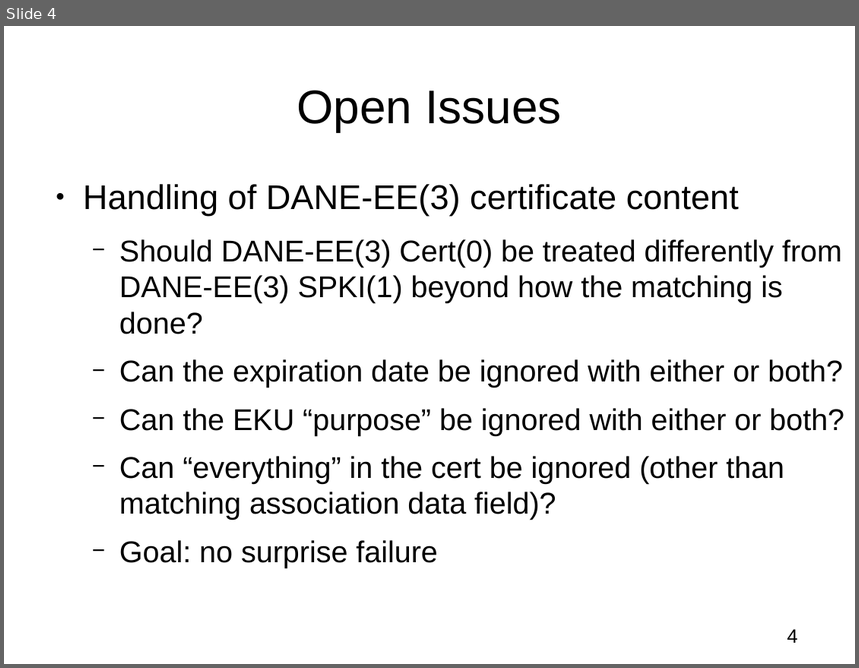
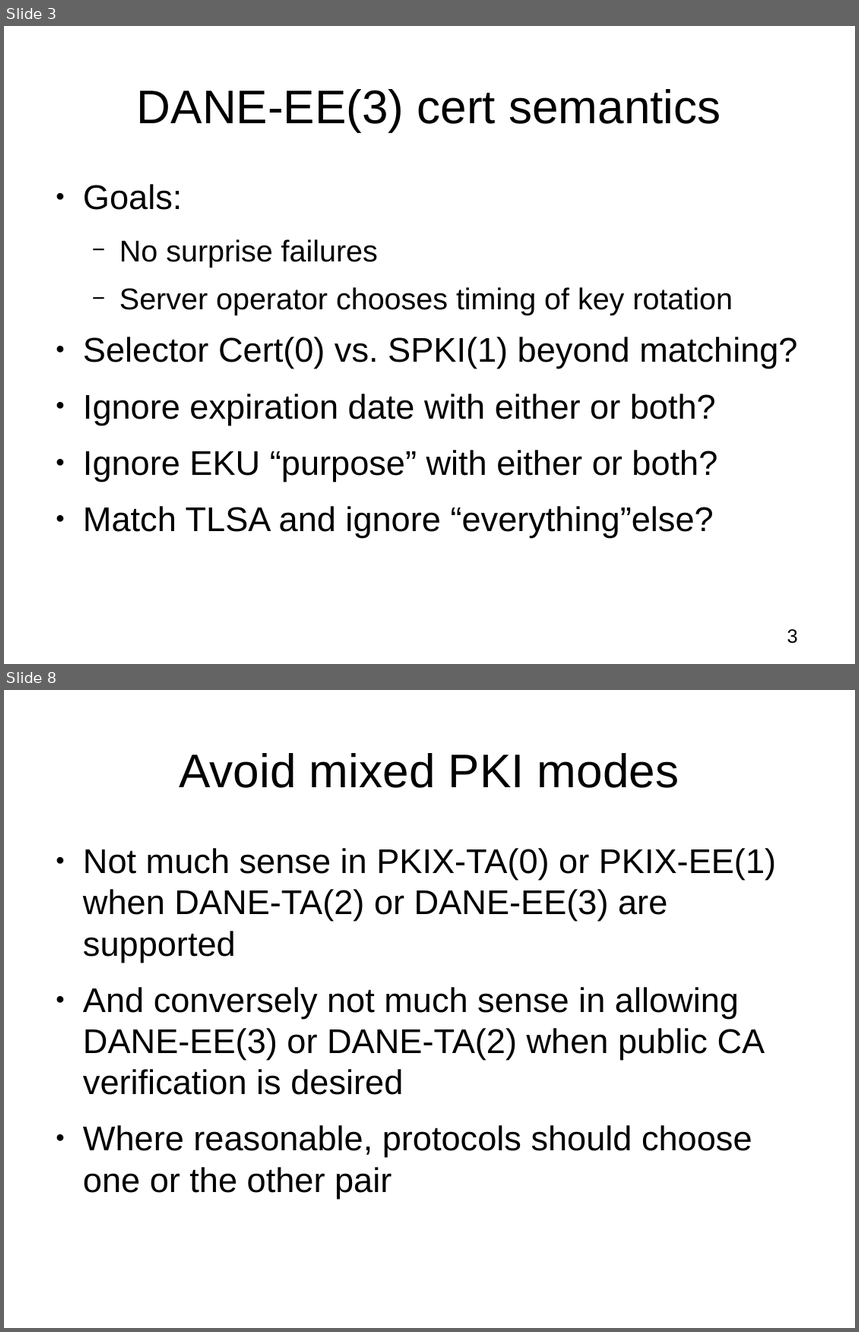
Before and after one commit to vdukhovni/ietf, a slide deck: DANE-SMTP.odp. Shown one above the other, each under a label of ours: slide 4 before the commit, slides 3 and 8 after it; the slides between them are not shown. The pictures are 859x668 and 859x1332 pixels, drawn with LibreOffice and Linux fonts; fonts in the diff are those of the drawing. Boxes give left, top, right and bottom in pixels: in the first picture for what was removed or moved away, otherwise in the second. Text is boxed around its words. In the diff, an @@ line names an element or a change of style, - is before the commit and + after.

```diff
--- a/DANE-SMTP.odp
+++ b/DANE-SMTP.odp
@@ slide 8 added at (4, 690, 855, 1328), background #FFFFFF @@
@@ title added at (180, 753, 679, 788), 44 pt, text #000000 @@
+Avoid mixed PKI modes
@@ text added at (83, 848, 776, 1198), 32 pt, text #000000 @@
+● Not much sense in PKIX-TA(0) or PKIX-EE(1) when DANE-TA(2) or DANE-EE(3) are supported
+● And conversely not much sense in allowing DANE-EE(3) or DANE-TA(2) when public CA verification is desired
+● Where reasonable, protocols should choose one or the other pair
@@ what was slide 4 is now slide 3 @@
@@ slide 3 changed as well @@
@@ title at (137, 89, 721, 132): text changed @@
-Open Issues
+DANE-EE(3) cert semantics
@@ text at (83, 184, 797, 538): text changed; size 28 to 32 pt @@
-● Handling of DANE-EE(3) certificate content
-  − Should DANE-EE(3) Cert(0) be treated differently from DANE-EE(3) SPKI(1) beyond how the matching is done?
-  − Can the expiration date be ignored with either or both?
-  − Can the EKU “purpose” be ignored with either or both?
-  − Can “everything” in the cert be ignored (other than matching association data field)?
-  − Goal: no surprise failure
+● Goals:
+  − No surprise failures
+  − Server operator chooses timing of key rotation
+● Selector Cert(0) vs. SPKI(1) beyond matching?
+● Ignore expiration date with either or both?
+● Ignore EKU “purpose” with either or both?
+● Match TLSA and ignore “everything”else?
@@ page number at (788, 629, 798, 644): text changed @@
-4
+3
```
Also in this commit, not shown: 4 other slides changed, 2 other slides added, 2 slides removed.
